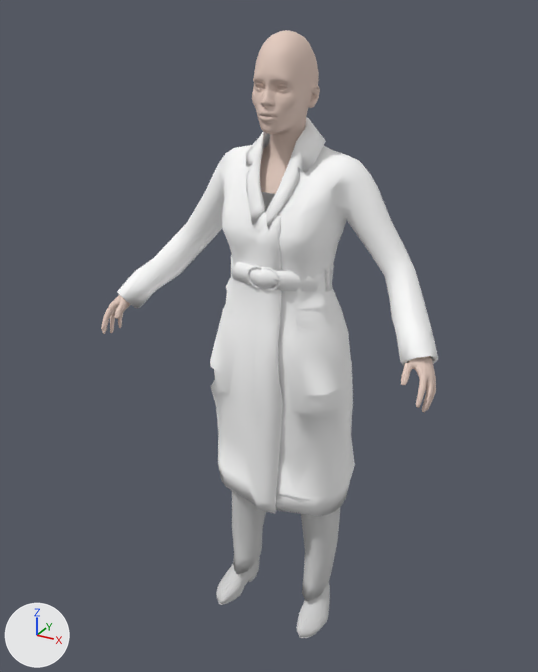
A saved change to the glTF model assets/people/mh/romy.dress-warm.lod.glb.
The view is the same before and after, from a 50 mm lens placed at (0.913, -1.722, 0.667), pointed at (-0.039, 0.008, -0.198). The axes (+X, +Y, +Z) are drawn at lower left. The lights are the same throughout. The picture after the commit comes second. Where no turn or scale is listed for an object, it has been applied to the vertices.

Before the edit, the objects in view are built like this:
```python
me_clothes_toigo_ankle_boots_female = bpy.data.meshes.new('clothes:toigo_ankle_boots_female')
me_clothes_toigo_ankle_boots_female.from_pydata(...)  # 639 vertices, 1236 faces; spans x -0.196..0.196, y -0.128..0.086, z -1.148..-0.983
me_clothes_toigo_ankle_boots_female.materials.append(mat_clothes_toigo_ankle_boots_female)  # light grey #d1d1d1
me_clothes_toigo_wool_pants = bpy.data.meshes.new('clothes:toigo_wool_pants')
me_clothes_toigo_wool_pants.from_pydata(...)  # 426 vertices, 797 faces; spans x -0.189..0.189, y -0.096..0.146, z -1.062..-0.067
me_clothes_toigo_wool_pants.materials.append(mat_clothes_toigo_wool_pants)  # light grey #d1d1d1
me_head = bpy.data.meshes.new('head')
me_head.from_pydata(...)  # 2490 vertices, 4906 faces; spans x -0.159..0.158, y -0.089..0.126, z 0.231..0.619
me_head.materials.append(mat_mh_skin_head)  # beige #e5cbbf
ob_clothes_toigo_ankle_boots_female = bpy.data.objects.new('clothes:toigo_ankle_boots_female', me_clothes_toigo_ankle_boots_female)
ob_clothes_toigo_ankle_boots_female.location = (0.0, 0.0, 0.0)
ob_clothes_toigo_wool_pants = bpy.data.objects.new('clothes:toigo_wool_pants', me_clothes_toigo_wool_pants)
ob_clothes_toigo_wool_pants.location = (0.0, 0.0, 0.0)
ob_head = bpy.data.objects.new('head', me_head)
ob_head.location = (0.0, 0.0, 0.0)
# also in view: 'body' at (0.0, -0.033, -0.251); 'clothes:punkduck_winter_coat' at (0.0, 0.019, -0.152)
```
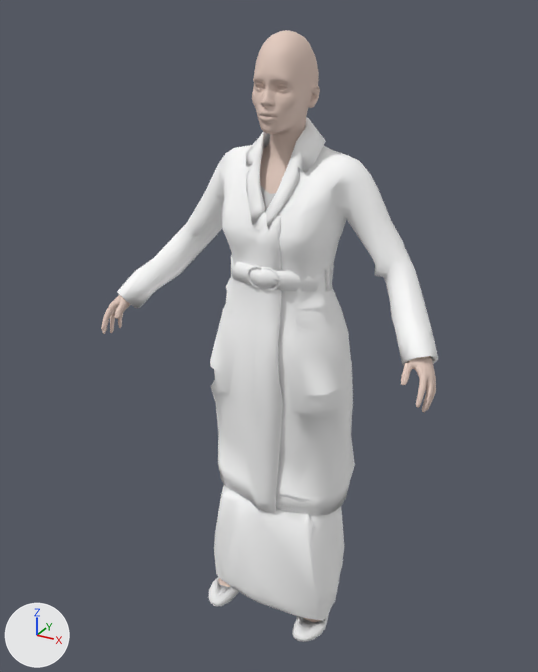
The newer file is also turned or shifted as a whole; pictures and numbers use the older file's frame.

The change in detail:
Material 'clothes:toigo_flats' (mat_clothes_toigo_flats) is new.
Its base color is (0.8, 0.8, 0.8) (white #e7e7e7).
Its roughness is 0.7.
Material 'clothes:mindfront_f_dress_09' (mat_clothes_mindfront_f_dress_09) is new.
Its base color is (1.0, 1.0, 1.0) (white #ffffff).
Its roughness is 0.804.
Material 'clothes:elvs_ruffle_sleeve_peasant_blouse_1' (mat_clothes_elvs_ruffle_sleeve_peasant_blouse_1) is new.
Its base color is (0.64, 0.64, 0.64) (light grey #d1d1d1).
Mesh me_clothes_toigo_flats is new.
It has 460 vertices, 904 faces and spans x -0.208..0.21, y 0.185..0.434, z -0.101..-0.039.
It uses material mat_clothes_toigo_flats (white #e7e7e7).
Mesh me_clothes_mindfront_f_dress_09 is new.
It has 580 vertices, 950 faces and spans x -0.457..0.458, y 0.192..0.526, z -0.054..1.337.
It uses material mat_clothes_mindfront_f_dress_09 (white #ffffff).
Mesh me_clothes_elvs_ruffle_sleeve_peasant_blouse_1 is new.
It has 292 vertices, 499 faces and spans x -0.2..0.183, y 0.252..0.471, z 0.814..1.36.
It uses material mat_clothes_elvs_ruffle_sleeve_peasant_blouse_1 (light grey #d1d1d1).
Object 'clothes:toigo_ankle_boots_female' (ob_clothes_toigo_ankle_boots_female) is deleted.
Object 'clothes:toigo_wool_pants' (ob_clothes_toigo_wool_pants) is deleted.
Object 'clothes:toigo_flats' (ob_clothes_toigo_flats) is new; it shows me_clothes_toigo_flats.
Its location is (-0.001, -0.341, -1.035).
Object 'clothes:mindfront_f_dress_09' (ob_clothes_mindfront_f_dress_09) is new; it shows me_clothes_mindfront_f_dress_09.
Its location is (-0.001, -0.341, -1.035).
Object 'clothes:elvs_ruffle_sleeve_peasant_blouse_1' (ob_clothes_elvs_ruffle_sleeve_peasant_blouse_1) is new; it shows me_clothes_elvs_ruffle_sleeve_peasant_blouse_1.
Its location is (-0.001, -0.341, -1.035).

What differs and where, as boxes [x1, y1, x2, y2] in the pictures (538 x 672 px):
'clothes:mindfront_f_dress_09', added
    after: [214, 485, 344, 621]
'clothes:toigo_wool_pants', deleted
    before: [232, 491, 340, 601]
'clothes:toigo_ankle_boots_female', deleted
    before: [216, 557, 330, 638]
'clothes:toigo_flats', added
    after: [208, 577, 329, 642]
'clothes:elvs_ruffle_sleeve_peasant_blouse_1', added (mostly hidden)
    after: [261, 146, 276, 213]
